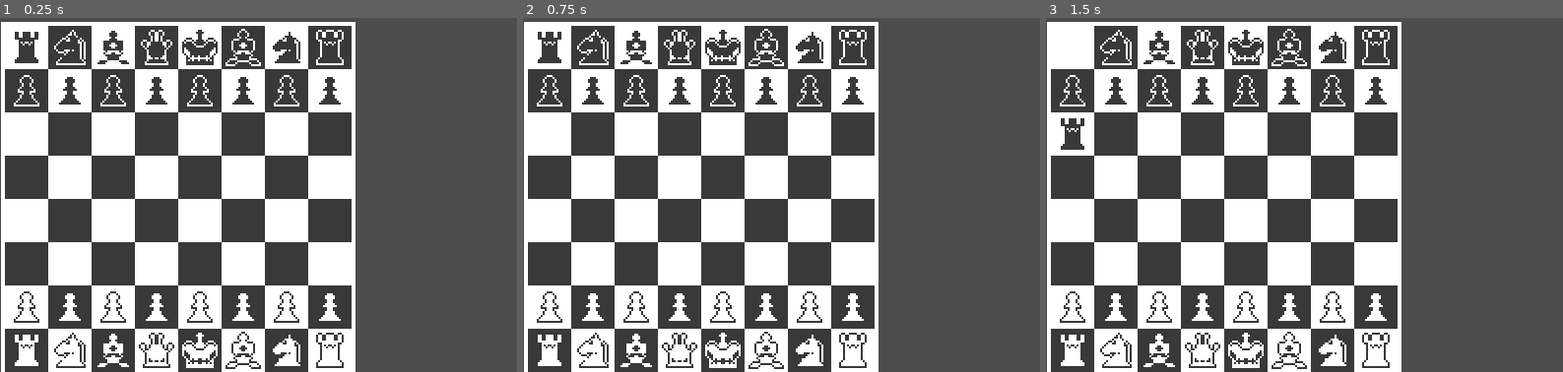
Above: before the commit, frames 1-3 (left to right).
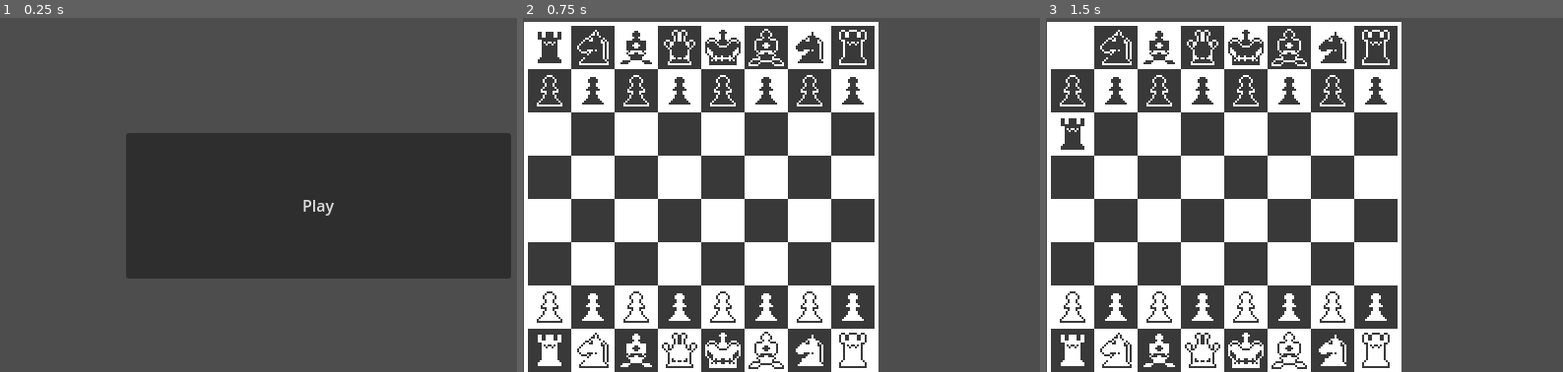
Above: after the commit, the same moments.

Repository: steven-thegamer/MultiverseChessGodot
Game: Godot game, scene res://menu.tscn
Two runs of this game, one before a commit and one after it. Both use one fixed random seed, a clock stepped at 60 frames per second and the inputs below. Before the commit the project starts from res://game.tscn.
Inputs (mouse positions are in pixels of both pictures, inside the frame that each line leads up to):
- Up to frame 1 (0.25 s): no input
- Up to frame 2 (0.75 s): click (843, 205) at 0.5 s, where only the run after the commit has a clickable "Play"
- Up to frame 3 (1.5 s): tap Enter at 1.25 s; drag from (1071, 46) to (1071, 308) at 1.27 s

The runs differ from the first frame. In frame 1, 47% of the frame differs, in the area x 0-99%, y 1-100%; in frame 2, nothing differs; in frame 3, nothing differs.

Commit message:
Menu and play button

Diff:
--- /dev/null
+++ b/Menu.gd
@@ -0,0 +1,7 @@
+extends Node2D
+
+
+
+
+func _on_button_pressed():
+	get_tree().change_scene_to_file("res://game.tscn")
--- a/draggable_object.gd
+++ /dev/null
@@ -1,19 +0,0 @@
-extends Node2D
-
-var draggable := false
-var is_inside_dropable := false
-var offset : Vector2
-
-func _ready():
-	pass # Replace with function body.
-
-# Called every frame. 'delta' is the elapsed time since the previous frame.
-func _process(delta):
-	if draggable:
-		if Input.is_action_just_pressed("click"):
-			offset = get_global_mouse_position() - global_position
-			Global.is_dragging = true
-		if Input.is_action_pressed("click"):
-			global_position = get_global_mouse_position() - offset
-		if Input.is_action_just_released("click"):
-			Global.is_dragging = false
--- a/global.gd
+++ /dev/null
@@ -1,33 +0,0 @@
-extends Node
-
-var game_mode = Constants.GAME_MODE.local_multiplayer
-var player_turn = Constants.PLAYER.white
-var other_player_turn = Constants.PLAYER.black
-
-var sounds_enabled = true
-
-func set_player_turn(player):
-	if player_turn != player:
-		swap_player_turn()
-
-func swap_player_turn():
-	other_player_turn = player_turn
-	if player_turn == Constants.PLAYER.white:
-		player_turn = Constants.PLAYER.black
-	elif player_turn == Constants.PLAYER.black:
-		player_turn = Constants.PLAYER.white
-
-func is_inside_board(coordinate):
-	if coordinate.x < 0 or coordinate.x > 7 or coordinate.y < 0 or coordinate.y > 7:
-		return false
-	return true
-
-func player_to_string(player):
-	if player == Constants.PLAYER.white:
-		return "white"
-	elif player == Constants.PLAYER.black:
-		return "black"
-
-func play_sound(player_node):
-	if sounds_enabled:
-		player_node.play()
--- /dev/null
+++ b/menu.tscn
@@ -0,0 +1,15 @@
+[gd_scene load_steps=2 format=3 uid="uid://cufdmw1wuqpg5"]
+
+[ext_resource type="Script" path="res://Menu.gd" id="1_clit7"]
+
+[node name="Menu" type="Node2D"]
+script = ExtResource("1_clit7")
+
+[node name="Button" type="Button" parent="."]
+offset_left = 128.0
+offset_top = 117.0
+offset_right = 519.0
+offset_bottom = 265.0
+text = "Play"
+
+[connection signal="pressed" from="Button" to="." method="_on_button_pressed"]
--- a/project.godot
+++ b/project.godot
@@ -11,7 +11,7 @@
 [application]
 
 config/name="MultiverseChess"
-run/main_scene="res://game.tscn"
+run/main_scene="res://menu.tscn"
 config/features=PackedStringArray("4.1", "GL Compatibility")
 config/icon="res://icon.svg"
 
